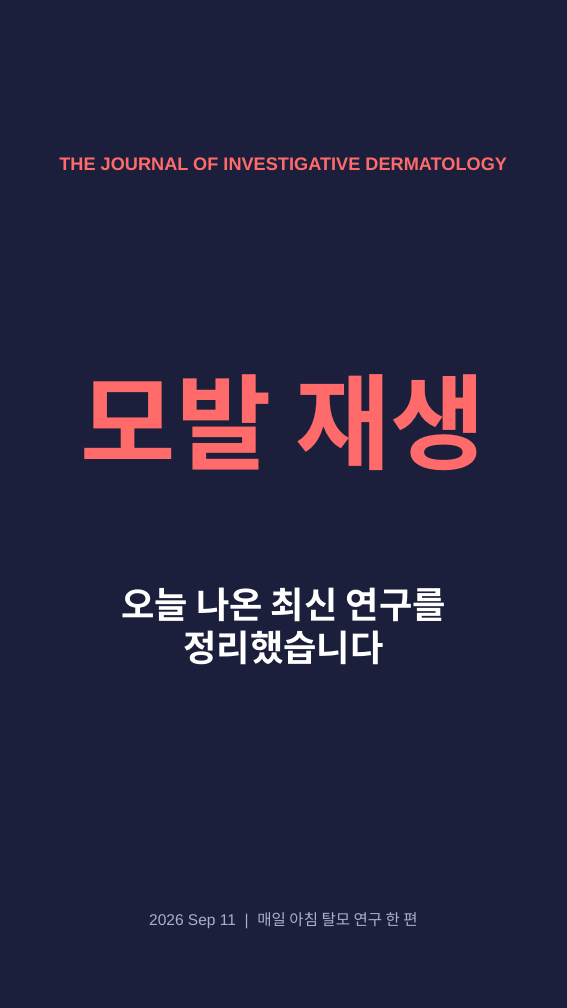
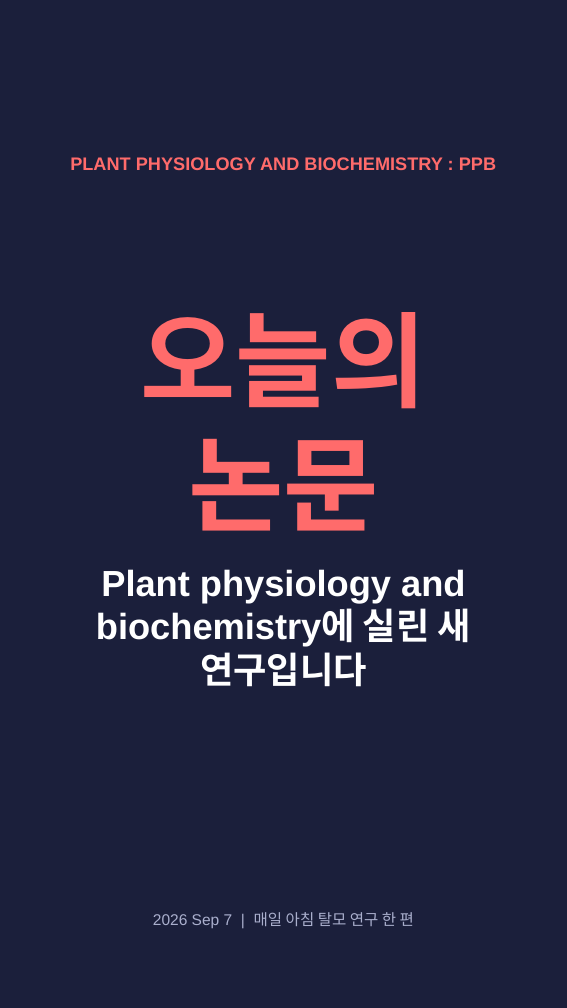
Before and after one commit to hyokang2010-BJ-ANTH/product-builder-test, a slide deck: slide 1 of data/2026-09-13/slides.pptx. Drawn at 567x1008 pixels with LibreOffice and Linux fonts; fonts in the diff are those of the drawing. Boxes give left, top, right and bottom in pixels: in the first picture for what was removed or moved away, otherwise in the second. Text is boxed around its words. In the diff, an @@ line names an element or a change of style, - is before the commit and + after.

```diff
--- a/data/2026-09-13/slides.pptx
+++ b/data/2026-09-13/slides.pptx
@@ text at (x1=70, y1=157, x2=496, y2=170): text changed @@
-THE JOURNAL OF INVESTIGATIVE DERMATOLOGY
+PLANT PHYSIOLOGY AND BIOCHEMISTRY : PPB
@@ text at (x1=140, y1=312, x2=426, y2=531): text changed @@
-모발 재생
+오늘의 논문
@@ text at (x1=96, y1=569, x2=471, y2=687): text changed @@
-오늘 나온 최신 연구를 정리했습니다
+Plant physiology and biochemistry에 실린 새 연구입니다
@@ text at (x1=153, y1=912, x2=414, y2=928): text changed @@
-2026 Sep 11 | 매일 아침 탈모 연구 한 편
+2026 Sep 7 | 매일 아침 탈모 연구 한 편
```
Also in this commit, not shown: 2 other slides changed, 4 slides added, 3 slides removed, 21 other files.
